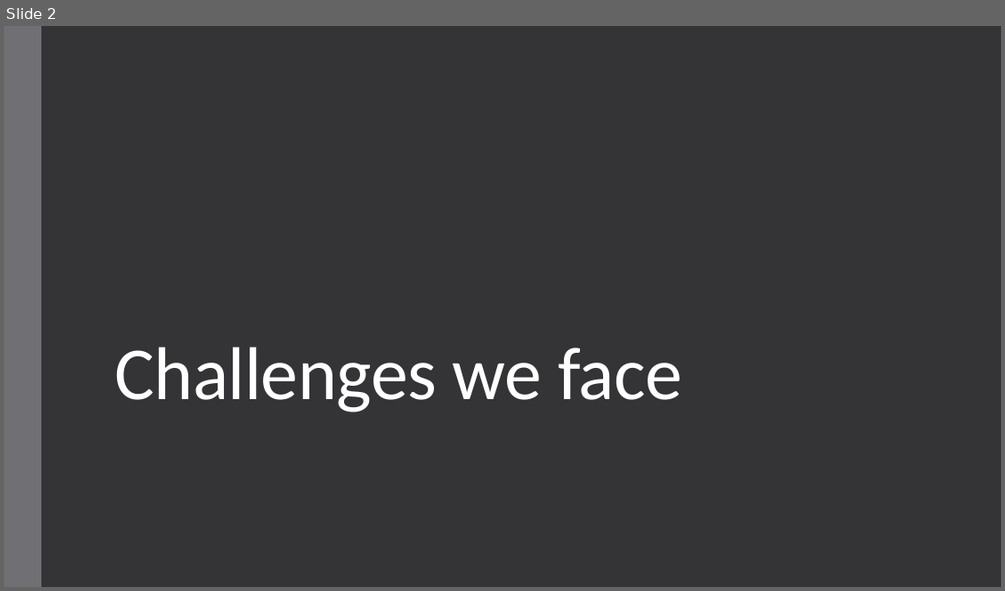
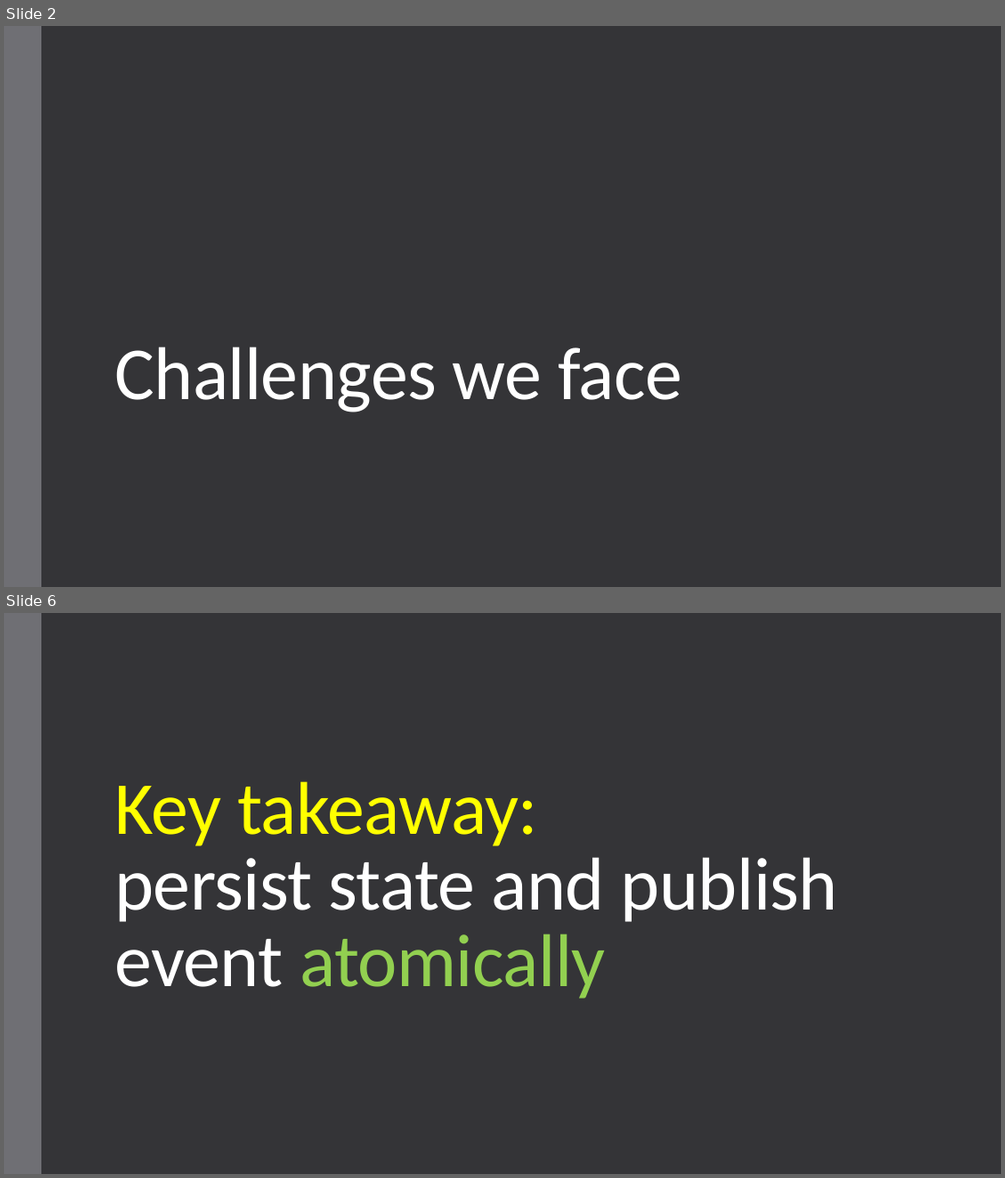
Before and after one commit to andrii-litvinov/event-driven-mongodb, a slide deck: t18-event-mongodb.pptx. Shown one above the other, each under a label of ours: slide 2 before the commit, slides 2 and 6 after it; the slides between them are not shown. The pictures are 1005x591 and 1005x1178 pixels, drawn with LibreOffice and Linux fonts; fonts in the diff are those of the drawing. Boxes give left, top, right and bottom in pixels: in the first picture for what was removed or moved away, otherwise in the second. Text is boxed around its words. In the diff, an @@ line names an element or a change of style, - is before the commit and + after.

```diff
--- a/t18-event-mongodb.pptx
+++ b/t18-event-mongodb.pptx
@@ slide 6 added at box(4, 613, 1001, 1174), background #353537; not listed: 1 template element that a slide beside it also shows @@
@@ title added at box(114, 781, 838, 998), 72 pt, text #FFFFFF @@
+Key takeaway:
+persist state and publish event atomically
```
Also in this commit, not shown: 2 slides changed, 3 other slides added.
